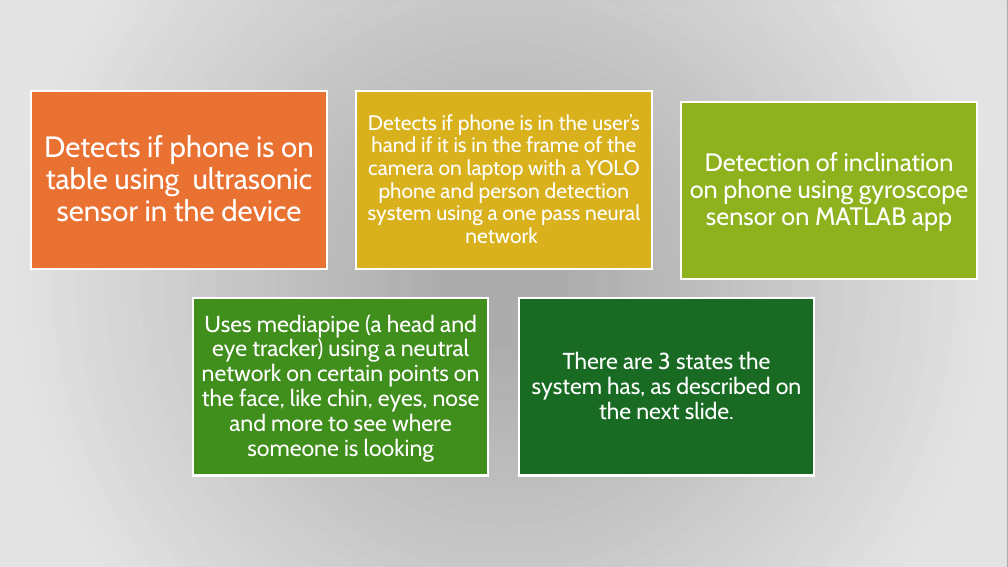
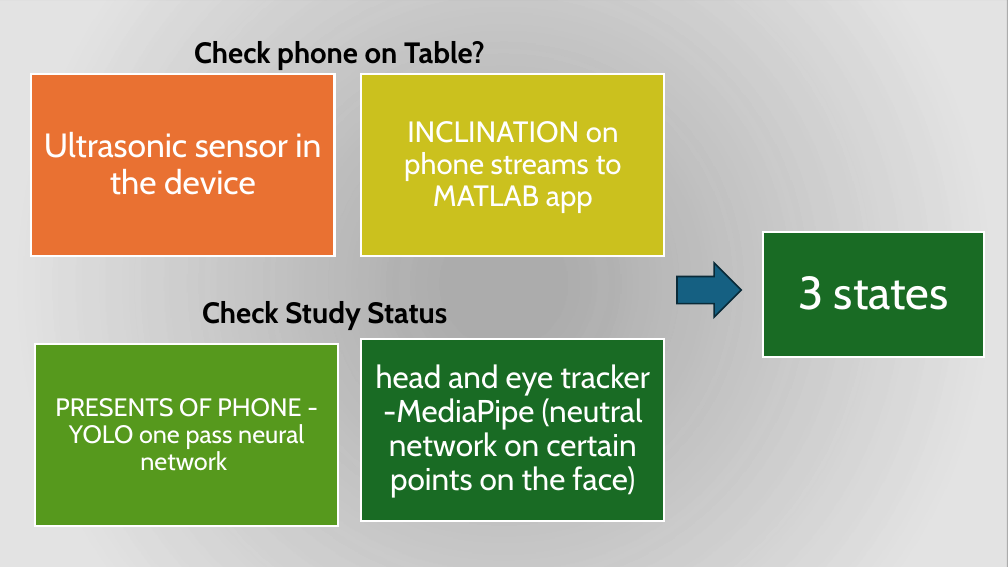
Before and after one commit to steven-szk/DoomScollers, a slide deck: slide 6 of Locked Hackathon.pptx (slide 4 before the commit). Drawn at 1008x567 pixels with LibreOffice and Linux fonts; fonts in the diff are those of the drawing; background and template pictures are left out; a plain dark background stands for a picture behind light text. Boxes give left, top, right and bottom in pixels: in the first picture for what was removed or moved away, otherwise in the second. Text is boxed around its words. In the diff, an @@ line names an element or a change of style, - is before the commit and + after.

```diff
--- a/Locked Hackathon.pptx
+++ b/Locked Hackathon.pptx
@@ text added at (194, 41, 485, 70), 28 pt, text #000000, bold @@
+Check phone on Table?
@@ rectangle: place and size @@
-rectangle at (31, 91, 327, 269)
+rectangle at (31, 74, 334, 256)
@@ rectangle: place and size @@
-rectangle at (356, 91, 652, 269)
+rectangle at (361, 74, 665, 256)
@@ rectangle at (361, 74, 665, 256): fill #D8B11D to #CBC11E @@
@@ text at (44, 131, 321, 195): text changed; size 28 to 32 pt @@
-Detects if phone is on table using ultrasonic sensor in the device
+Ultrasonic sensor in the device
@@ text added at (404, 121, 622, 213), 28 pt, text #FFFFFF @@
+INCLINATION on phone streams to MATLAB app
@@ rectangle added at (763, 232, 985, 358), fill #196B24, outline #FFFFFF 2 pt @@
@@ right arrow added at (678, 263, 742, 318), fill #156082, outline #092A39 1.5 pt @@
@@ text added at (798, 276, 949, 310), 44 pt, text #FFFFFF @@
+3 states
@@ text added at (202, 301, 447, 330), 28 pt, text #000000, bold @@
+Check Study Status
@@ rectangle added at (35, 344, 338, 526), fill #56991D, outline #FFFFFF 2 pt @@
@@ rectangle: place and size @@
-rectangle at (519, 299, 814, 476)
+rectangle at (361, 339, 665, 521)
@@ group removed at (193, 101, 977, 476): 3 texts, 2 rectangles @@
-Detects if phone is in the user’s hand if it is in the frame of the camera on laptop with a YOLO phone and person detection system using a one pass neural network
-Detection of inclination on phone using gyroscope sensor on MATLAB app
-There are 3 states the system has, as described on the next slide.
@@ text at (376, 364, 650, 497): text changed; size 22 to 30 pt @@
-Uses mediapipe (a head and eye tracker) using a neutral network on certain points on the face, like chin, eyes, nose and more to see where someone is looking
+head and eye tracker -MediaPipe (neutral network on certain points on the face)
@@ text added at (55, 398, 304, 471), 24 pt, text #FFFFFF @@
+PRESENTS OF PHONE - YOLO one pass neural network
```
Also in this commit, not shown: 3 other slides changed, 4 slides added, 1 slide removed.
